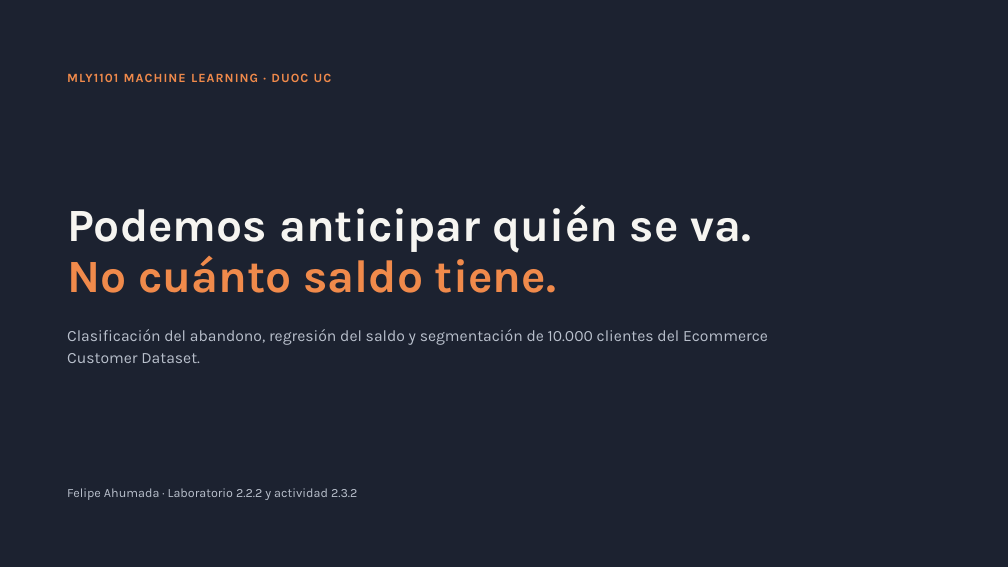
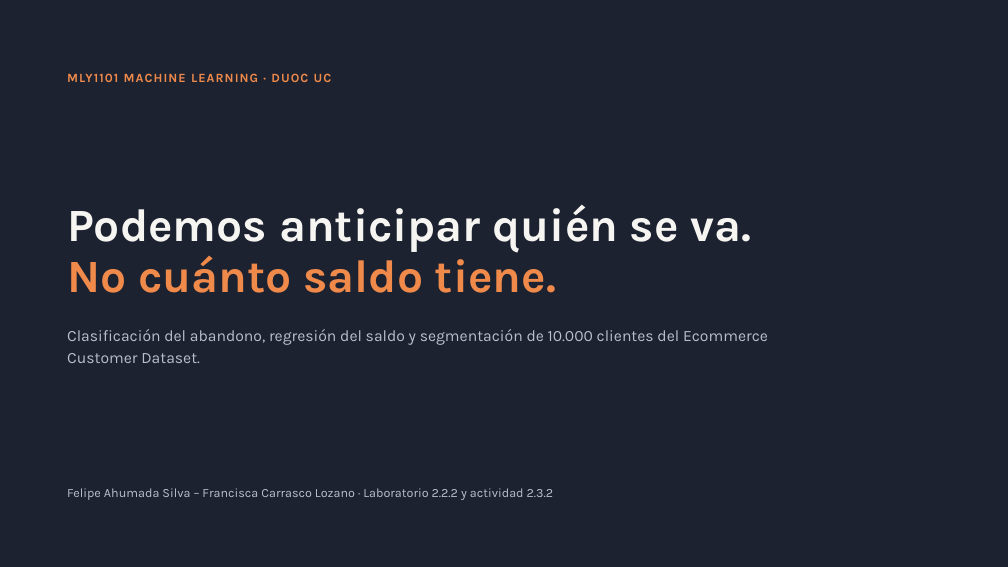
Before and after one commit to francarrascoo/Ecommerce-Customer-Dataset, a slide deck: slide 1 of docs/Abandono, saldo y segmentos — Ecommerce Customer.pptx. Drawn at 1008x567 pixels with LibreOffice and Linux fonts; fonts in the diff are those of the drawing. Boxes give left, top, right and bottom in pixels: in the first picture for what was removed or moved away, otherwise in the second. Text is boxed around its words. In the diff, an @@ line names an element or a change of style, - is before the commit and + after.

Commit message:
Arreglo en ppt pequeño

```diff
--- a/docs/Abandono, saldo y segmentos — Ecommerce Customer.pptx
+++ b/docs/Abandono, saldo y segmentos — Ecommerce Customer.pptx
@@ text at (67, 488, 554, 500): text changed @@
-Felipe Ahumada · Laboratorio 2.2.2 y actividad 2.3.2
+Felipe Ahumada Silva – Francisca Carrasco Lozano · Laboratorio 2.2.2 y actividad 2.3.2
```
